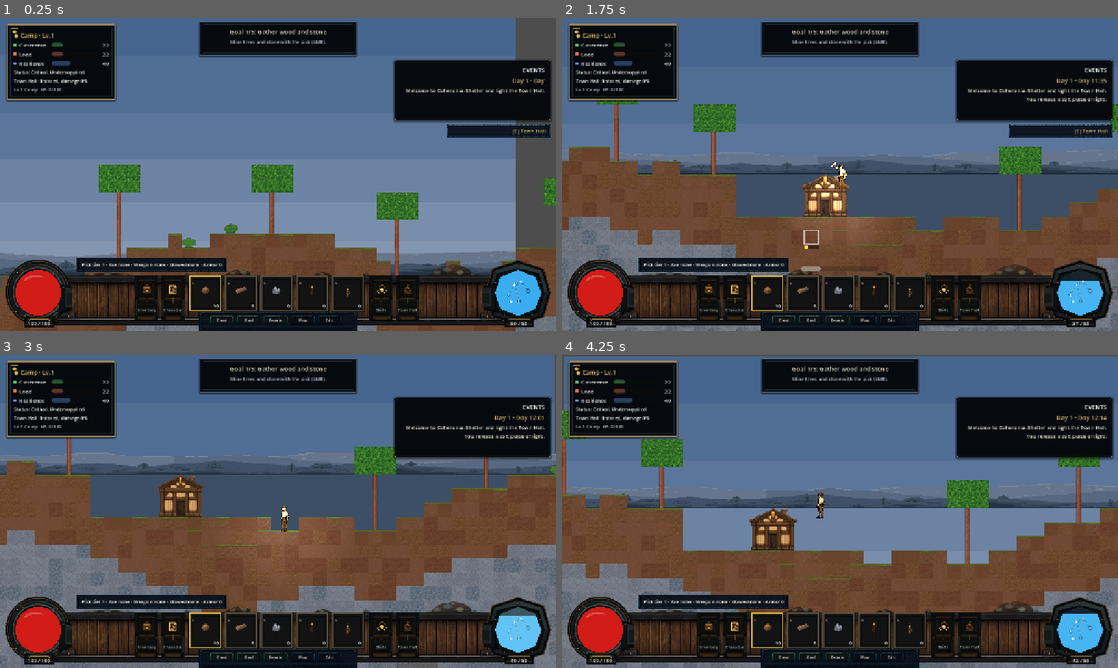
Above: before the commit, frames 1-4 (two rows, left to right).
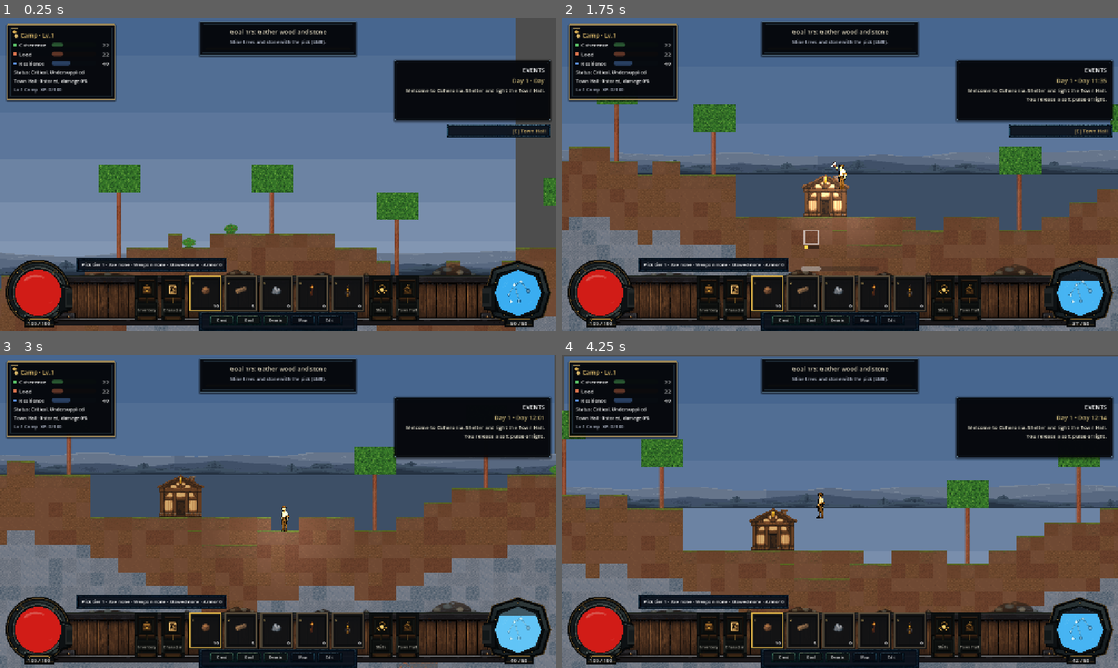
Above: after the commit, the same moments.

Repository: ppeck1/coheronia
Game: Godot game, scene res://scenes/main/Main.tscn
Two runs of this game, one before a commit and one after it. Both use one fixed random seed, a clock stepped at 60 frames per second and the inputs below. This scene is started directly instead of the project's main scene.
Inputs (mouse positions are in pixels of both pictures, inside the frame that each line leads up to):
- Up to frame 1 (0.25 s): no input
- Up to frame 2 (1.75 s): tap Enter at 0.5 s; move the mouse to (962, 158) at 0.52 s; hold D (move_right) 0.53-1.25 s; tap R (attune_pulse) at 0.6 s; click (962, 158) at 0.67 s; tap Space (jump) at 0.77 s; drag from (728, 190) to (812, 237) at 1.27 s
- Up to frame 3 (3 s): move the mouse to (333, 442) at 2.02 s; hold D (move_right) 2.03-2.75 s; tap H (eat_food) at 2.1 s; drag from (250, 574) to (111, 464) at 2.77 s
- Up to frame 4 (4.25 s): move the mouse to (1006, 558) at 3.52 s; hold A (move_left) from 3.53 s (still down); tap 1 (hotbar_1) at 3.6 s; tap Space (jump) at 3.77 s

The runs differ from the first frame. In frame 1, 0.1% of the frame differs, in the area x 2-98%, y 55-96%; in frame 2, 0.1%; in frame 3, less than 0.1%; in frame 4, 0.2%, in the area x 2-98%, y 35-96%.

Commit message:
feat: make runtime resources export-safe (R-01)
Make BlockRegistry and MusicManifest import-aware so an exported Windows PCK
loads canonical art and adaptive audio, per the R-00 audit.

- block_registry _texture_from_file: ResourceLoader.exists/load (export-safe)
  rebuilt into a CPU-resident ImageTexture (world tileset, appearance recolor,
  and the HUD keep a manipulable texture), with an Image.load_from_file fallback
  for non-imported/temp files that never exist in an exported PCK. Cache,
  null-miss, variant pools, and recoloring preserved.
- music_manifest: a shared _load_stream helper loads via ResourceLoader and
  duplicates each stream before loop/BPM/grid are stamped, so the shared cached
  import resource is never mutated; contexts/stems/stingers route through it.
- export_presets.cfg: minimal committed Windows Desktop preset (now tracked;
  .gitignore un-ignores it and ignores /build/); no special include filters.
- smoke: r01_export_safe_visual_resources + r01_export_safe_audio_resources run
  through the runtime loaders.
- docs: WORK_ORDER_RELEASE_FOUNDATIONS / HANDOFF / FABLE_TASK_QUEUE mark R-00 and
  R-01 done and R-02 (Save integrity) next; RF-01/02/03 resolved; R-03 gains an
  acceptance item for the export-incompatible temp-art fixtures.

Verified: source waited-GUI smoke 348/348 (two new checks green); a real Windows
.exe (coheronia.exe 95.9 MB + coheronia.pck 9.6 MB, built to a temporary ignored
directory with 4.6.1.stable templates) launched with the export smoke loads
canonical art plus all 4 loops / 6 stems / 5 stingers, music enabled, no hang,
recolor correct. Six temp-fixture-PNG checks fail only in the read-only exported
PCK (green in source; dev-only hot-reload fixtures), deferred to the R-03 item.
validator + Capsule Doctor + wiki links + git diff --check green.

Co-Authored-By: Claude Opus 4.8 <noreply@anthropic.com>

Diff:
--- a/scripts/audio/music_manifest.gd
+++ b/scripts/audio/music_manifest.gd
@@ -22,10 +22,11 @@
 ## context_name -> AudioStream for every stream that actually loaded; a
 ## missing/broken file simply leaves its context out (caller decides whether
 ## a partial set is playable — FQ-09U1 requires all four or none).
-## OGGs load via AudioStreamOggVorbis.load_from_file so plain runs need no
-## editor import pass (the FQ-07 rule, applied to audio); the musical grid
-## (bpm / beats-per-bar / beat count) is stamped onto each stream so
-## AudioStreamInteractive can quantize transitions to bars.
+## OGGs load import-aware via ResourceLoader (see _load_stream) so adaptive
+## audio survives an exported PCK; each stream is duplicated before the musical
+## grid (bpm / beats-per-bar / beat count) is stamped onto it, so
+## AudioStreamInteractive can quantize transitions to bars without mutating the
+## shared cached import resource.
 static func load_context_streams(manifest: Dictionary) -> Dictionary:
 	var out := {}
 	var contexts: Dictionary = manifest.get("contexts", {})
@@ -34,9 +35,7 @@
 	var total_beats := int(manifest.get("bars_per_loop", 16)) * beats_per_bar
 	for ctx in CONTEXT_ORDER:
 		var path := str((contexts.get(ctx, {}) as Dictionary).get("stream", ""))
-		if path == "" or not FileAccess.file_exists(path):
-			continue
-		var stream: AudioStream = AudioStreamOggVorbis.load_from_file(path)
+		var stream := _load_stream(path)
 		if stream == null:
 			continue
 		stream.loop = true
@@ -45,6 +44,23 @@
 		stream.beat_count = total_beats
 		out[ctx] = stream
 	return out
+
+
+## R-01: import-aware stream load. ResourceLoader resolves the imported
+## AudioStream through the export remap, so adaptive audio loads from a
+## packed/exported build as well as a plain editor run — a raw
+## AudioStreamOggVorbis.load_from_file on the source res:// path returns nothing
+## in an exported PCK. The stream is DUPLICATED before the caller stamps
+## loop/BPM/grid, so the shared cached import resource is never mutated (every
+## context/stem/stinger gets its own instance). "" or a missing/failed resource
+## returns null so the audio system stays silent-safe.
+static func _load_stream(path: String) -> AudioStream:
+	if path == "" or not ResourceLoader.exists(path, "AudioStream"):
+		return null
+	var loaded: AudioStream = ResourceLoader.load(path, "AudioStream") as AudioStream
+	if loaded == null:
+		return null
+	return loaded.duplicate() as AudioStream
 
 
 ## Seconds per musical bar under the manifest grid (the min-hold unit).
@@ -68,9 +84,7 @@
 		if str(kind).begins_with("_"):
 			continue
 		var path := str(stingers[kind])
-		if path == "" or not FileAccess.file_exists(path):
-			continue
-		var stream: AudioStream = AudioStreamOggVorbis.load_from_file(path)
+		var stream := _load_stream(path)
 		if stream == null:
 			continue
 		stream.loop = false
@@ -92,9 +106,7 @@
 		if str(stem_name).begins_with("_"):
 			continue
 		var path := str(stems[stem_name])
-		if path == "" or not FileAccess.file_exists(path):
-			continue
-		var stream: AudioStream = AudioStreamOggVorbis.load_from_file(path)
+		var stream := _load_stream(path)
 		if stream == null:
 			continue
 		stream.loop = true
--- a/scripts/main/smoke_test.gd
+++ b/scripts/main/smoke_test.gd
@@ -2,6 +2,9 @@
 ## Automated acceptance smoke test. Runs when COHERONIA_SMOKE=1, exercises
 ## the real gameplay code paths, prints SMOKE lines, saves a screenshot
 ## (windowed runs only), and quits with a nonzero exit code on failure.
+
+## R-01: import-aware audio loader, referenced as a class for its static methods.
+const MusicManifest := preload("res://scripts/audio/music_manifest.gd")
 
 var _results: Array = []
 var _details: Dictionary = {}
@@ -2593,6 +2596,66 @@
 		_pr08_fits_360 and _pr08_fits_720 and _pr08_roomier and _pr08_live_ok,
 		"s360=%s s720=%s live=%s vp=%s" % [str(_pr08_s360), str(_pr08_s720),
 			str(_pr08_live_ok), str(_pr08_vp)])
+
+	# --- R-01: export-safe runtime resources ---
+	# Every authored art category and every music stream must load through the
+	# runtime loaders (BlockRegistry / MusicManifest), which are now import-aware
+	# (ResourceLoader) so they resolve from a packed/exported build, not just a
+	# plain editor run. These go through the REAL runtime loaders (not direct
+	# ResourceLoader), so the packed --main-pack smoke exercises the same path.
+	BlockRegistry.clear_visual_cache()
+	var _r01_vis := {
+		"body": BlockRegistry.visual_texture("players", "human"),
+		"gear": BlockRegistry.visual_texture("player_gear", "helmet_crude_human"),
+		"block": BlockRegistry.visual_texture("blocks", "dirt"),
+		"item": BlockRegistry.visual_texture("items", "antlers"),
+		"ui": BlockRegistry.visual_texture("ui", "button_character"),
+		"hud_painted": BlockRegistry.visual_texture("ui_painted", "attunement_frame"),
+		"backdrop": BlockRegistry.visual_texture("backgrounds", "surface_sky"),
+	}
+	var _r01_missing: Array[String] = []
+	for _r01_k in _r01_vis:
+		if _r01_vis[_r01_k] == null:
+			_r01_missing.append(str(_r01_k))
+	# prologue cels resolve through the variant-pool convention loader
+	var _r01_prologue: Array = BlockRegistry.visual_variant_textures(
+		"opening", "opening_01_first_star")
+	# recoloring still works: the import must decompress to a manipulable image
+	# (a VRAM-compressed import would make get_image()/get_pixel unusable).
+	var _r01_body: Texture2D = _r01_vis["body"]
+	var _r01_recolor_ok := false
+	if _r01_body != null:
+		var _r01_img := _r01_body.get_image()
+		# a non-empty image proves the import decompresses to a usable form for
+		# get_pixel-based recoloring; player_visual_appearance_palette_applies
+		# exercises the actual recolor.
+		_r01_recolor_ok = _r01_img != null and not _r01_img.is_empty()
+	_check("r01_export_safe_visual_resources",
+		_r01_missing.is_empty() and _r01_prologue.size() > 0 and _r01_recolor_ok,
+		"missing=%s prologue_cels=%d recolor_ok=%s" % [str(_r01_missing),
+			_r01_prologue.size(), str(_r01_recolor_ok)])
+
+	# Audio: all 4 context loops, 6 stems, 5 stingers load import-aware, the grid
+	# is stamped, and the streams are DUPLICATES so the shared cached import
+	# resource is never mutated.
+	var _r01_manifest: Dictionary = MusicManifest.load_manifest()
+	var _r01_ctx: Dictionary = MusicManifest.load_context_streams(_r01_manifest)
+	var _r01_stems: Dictionary = MusicManifest.load_stem_streams(_r01_manifest)
+	var _r01_stingers: Dictionary = MusicManifest.load_stinger_streams(_r01_manifest)
+	var _r01_ctx_stream: AudioStream = _r01_ctx.get("surface_day")
+	var _r01_grid_ok: bool = _r01_ctx_stream != null and _r01_ctx_stream.loop \
+		and _r01_ctx_stream.bpm > 0.0
+	# the shared cached import resource keeps its import default (loop=false),
+	# proving load_context_streams duplicated before stamping.
+	var _r01_shared = ResourceLoader.load(
+		"res://audio/music/rendered/contexts/coheronia_surface_day.ogg", "AudioStream")
+	var _r01_no_mutate: bool = _r01_shared != null and not _r01_shared.loop
+	_check("r01_export_safe_audio_resources",
+		_r01_ctx.size() == 4 and _r01_stems.size() == 6 and _r01_stingers.size() == 5
+		and _r01_grid_ok and _r01_no_mutate,
+		"contexts=%d stems=%d stingers=%d grid=%s cache_unmutated=%s" % [
+			_r01_ctx.size(), _r01_stems.size(), _r01_stingers.size(),
+			str(_r01_grid_ok), str(_r01_no_mutate)])
 
 	# Restore progression so later sections see the pre-FQ-06 world.
 	root.purchased_perks = _fq06_saved_perks.duplicate()
--- a/scripts/world/block_registry.gd
+++ b/scripts/world/block_registry.gd
@@ -235,9 +235,9 @@
 
 
 ## The image texture for category/id, or null when no image exists — callers
-## fall back to their generated colors/shapes. Loaded via Image.load_from_file
-## (never the import system), so plain runs need no editor import pass.
-## Results (including misses) are cached; clear_visual_cache resets.
+## fall back to their generated colors/shapes. Loaded import-aware via
+## ResourceLoader (see _texture_from_file), so authored art survives an exported
+## PCK. Results (including misses) are cached; clear_visual_cache resets.
 func visual_texture(category: String, id: String) -> Texture2D:
 	return _texture_from_file(visual_asset_path(category, id))
 
@@ -274,15 +274,39 @@
 	return pool
 
 
-## Shared cached file loader for the visual pipeline (misses cached as null).
+## Shared cached texture loader for the visual pipeline (misses cached as null).
+## R-01: import-aware. ResourceLoader resolves the imported Texture2D through the
+## export remap, so authored art loads from a packed/exported build as well as a
+## plain editor run — a raw Image.load_from_file on the source res:// path
+## returns nothing in an exported PCK (the source is import-stripped/remapped).
+## The art imports lossless (compress/mode 0), so a consumer's get_image() still
+## yields a manipulable RGBA8 image for appearance recoloring. A missing resource
+## caches null so callers keep their generated color/shape fallback.
 func _texture_from_file(path: String) -> Texture2D:
 	if _visual_cache.has(path):
 		return _visual_cache[path]
 	var tex: Texture2D = null
-	if FileAccess.file_exists(path):
-		var img := Image.load_from_file(path)
-		if img != null and not img.is_empty():
-			tex = ImageTexture.create_from_image(img)
+	# Import-aware first: ResourceLoader resolves an imported texture through the
+	# export remap, so every SHIPPED asset loads from a packed/exported build
+	# (the raw source path is remapped there and a bare FileAccess would miss).
+	# The result is rebuilt into a CPU-resident ImageTexture so the return
+	# contract is byte-identical to the old path — consumers (world tileset
+	# `_normalize_art`, appearance recolor's get_image(), the HUD) keep a
+	# manipulable ImageTexture, not an import CompressedTexture2D.
+	if ResourceLoader.exists(path, "Texture2D"):
+		var loaded := ResourceLoader.load(path, "Texture2D") as Texture2D
+		if loaded != null:
+			var img := loaded.get_image()
+			if img != null and not img.is_empty():
+				tex = ImageTexture.create_from_image(img)
+	# Fallback for a loose file that is NOT an imported resource: runtime-written
+	# test art, or a plain-project run before the editor import pass. Shipped art
+	# is always imported and takes the branch above; an exported PCK has no loose
+	# source files, so this branch never runs there.
+	if tex == null and FileAccess.file_exists(path):
+		var raw := Image.load_from_file(path)
+		if raw != null and not raw.is_empty():
+			tex = ImageTexture.create_from_image(raw)
 	_visual_cache[path] = tex
 	return tex
 
Not shown, added: export_presets.cfg
Not shown, changed: .gitignore
Not shown, changed: docs/FABLE_TASK_QUEUE.md
Not shown, changed: docs/HANDOFF.md
Not shown, added: docs/WORK_ORDER_RELEASE_FOUNDATIONS.md
